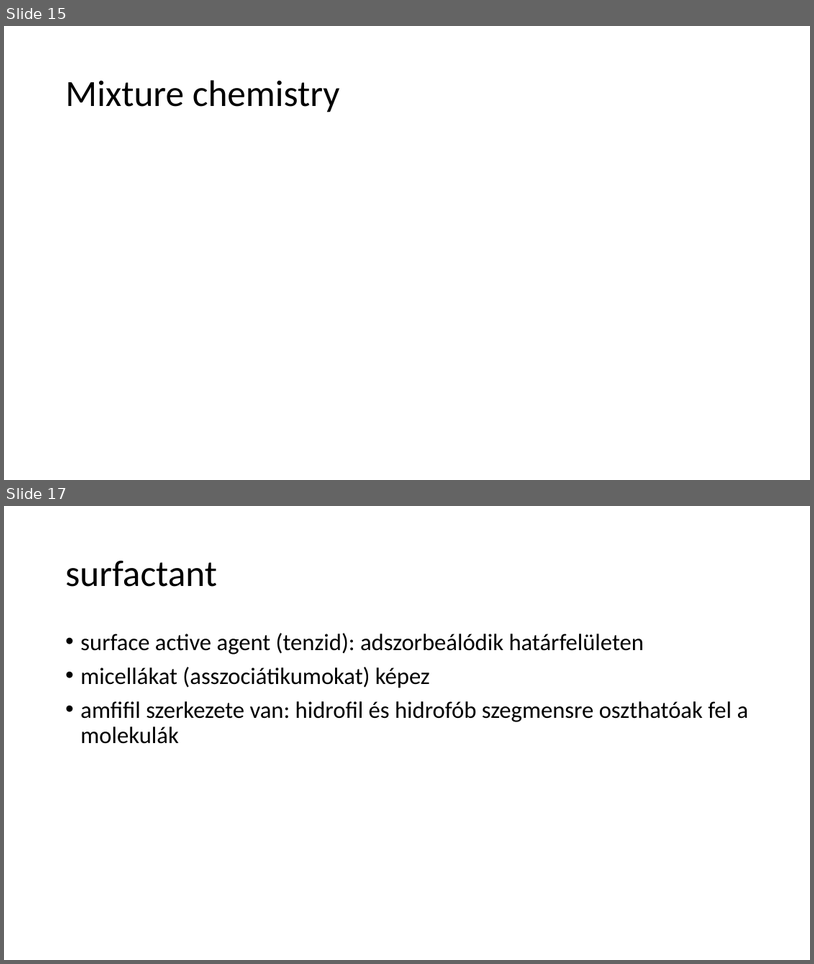
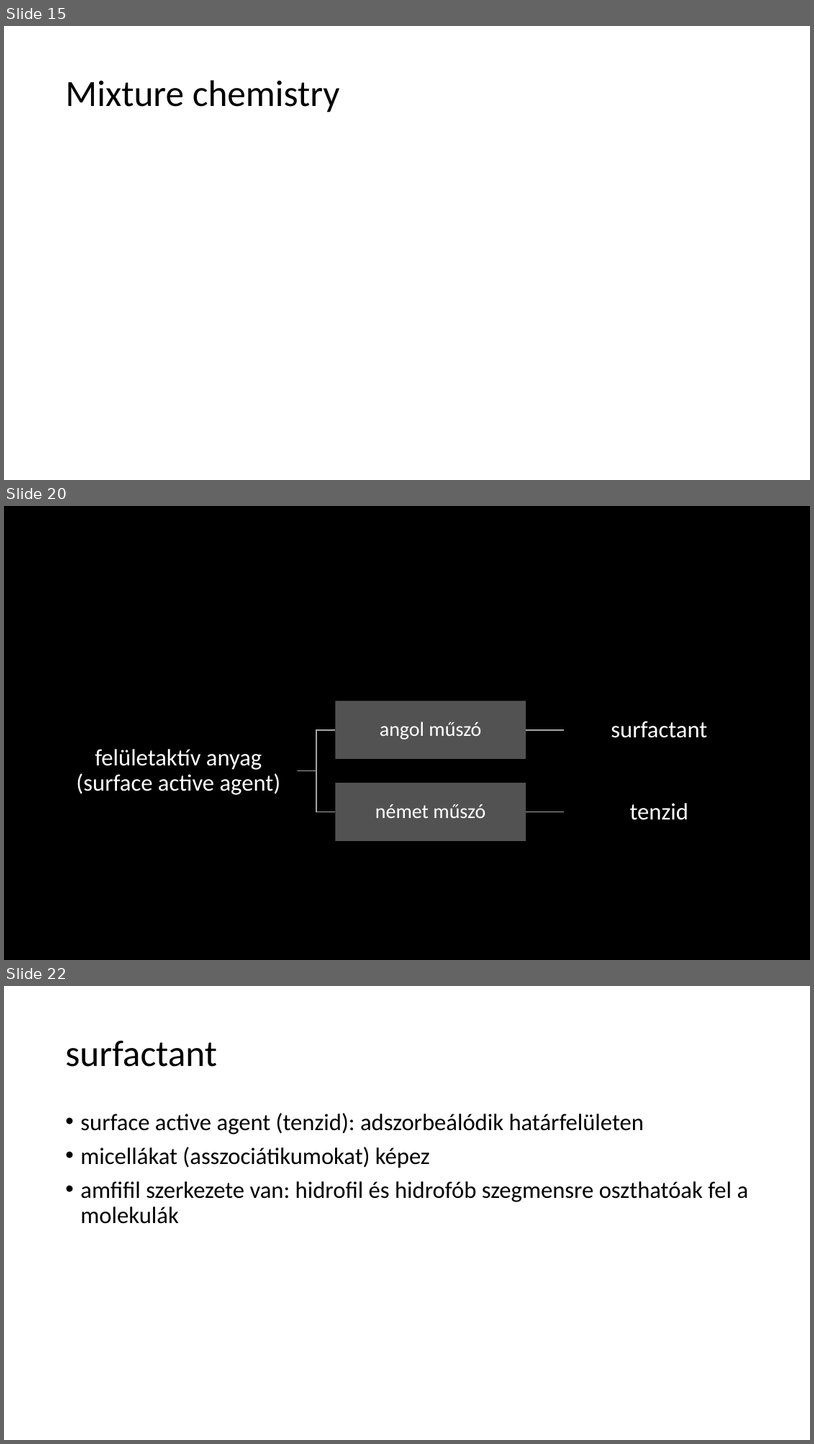
Before and after one commit to LilianaBohus/chemistry-presenations, a slide deck: formulations-and-surfactants.pptx. Shown one above the other, each under a label of ours: slides 15 and 17 before the commit, slides 15, 20 and 22 after it; the slides between them are not shown. The pictures are 814x964 and 814x1444 pixels, drawn with LibreOffice and Linux fonts; fonts in the diff are those of the drawing; grey boxes stand for pictures; background and template pictures are left out. Boxes give left, top, right and bottom in pixels: in the first picture for what was removed or moved away, otherwise in the second. Text is boxed around its words. In the diff, an @@ line names an element or a change of style, - is before the commit and + after.

```diff
--- a/formulations-and-surfactants.pptx
+++ b/formulations-and-surfactants.pptx
@@ slide 20 added at bbox=[4, 506, 810, 960], background picture (left out) @@
@@ group added at bbox=[59, 701, 755, 841]: 5 rectangles, 5 texts, 4 freeform shapes @@
+felületaktív anyag
+(surface active agent)
+angol műszó
+surfactant
+német műszó
+tenzid
@@ what was slide 17 is now slide 22 @@
```
Also in this commit, not shown: 1 slide changed, 4 other slides added.
